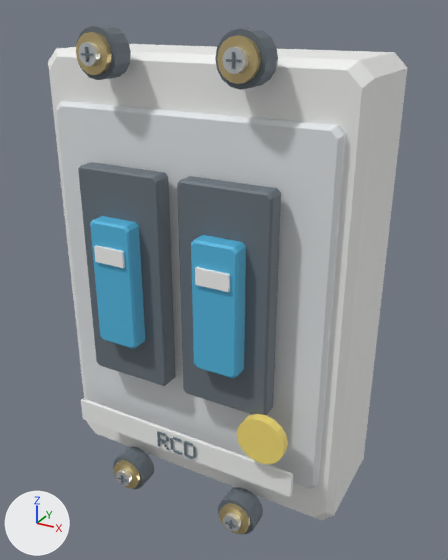
An edit to the glTF model assets/models/preview/differentialBreaker.glb, drawn before and after from the same camera.
Before and after are seen from a camera (50 mm lens) standing at (2.14, -3.76, 1.88) and looking at (0.08, -0.01, 0.01). The lights are fixed; the arrows at lower left show +X, +Y and +Z. The picture after the commit comes second. Vertices at exactly the same position are counted once.

In view in the first picture: 'differentialBreaker-preview'.
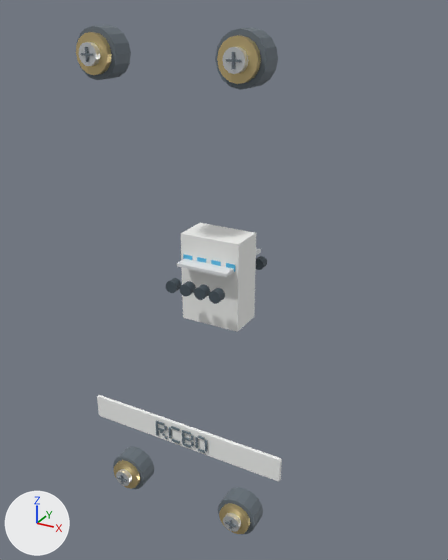
What differs and where, as boxes (x1, y1, x2, y2) in the pictures (448 x 560 px; the box of a moved part takes in the faces that stretch with it):
'differentialBreaker-preview', reshaped (43% narrower)
    before: (48, 25, 407, 534)
    after: (76, 25, 282, 534)
part 1 of me_differentialbreaker, added
    after: (166, 278, 181, 293)
part 2 of me_differentialbreaker, added
    after: (180, 281, 196, 297)
part 3 of me_differentialbreaker, added
    after: (194, 284, 210, 300)
part 4 of me_differentialbreaker, added
    after: (209, 288, 225, 304)
part 5 of me_differentialbreaker, added
    after: (256, 256, 267, 270)
part 6 of me_differentialbreaker, added (mostly hidden)
    after: (211, 260, 221, 266)
part 7 of me_differentialbreaker, added
    after: (226, 263, 235, 272)
part 8 of me_differentialbreaker, moved or reshaped
    before: (157, 431, 166, 436)
    after: (156, 421, 164, 426)
part 9 of me_differentialbreaker, moved or reshaped
    before: (158, 438, 166, 443)
    after: (156, 427, 164, 432)
part 10 of me_differentialbreaker, moved or reshaped
    before: (173, 437, 182, 442)
    after: (171, 426, 180, 431)
part 11 of me_differentialbreaker, rebuilt (13% narrower, 11% shorter)
    before: (81, 399, 293, 497)
    after: (97, 395, 282, 482)
part 12 of me_differentialbreaker, deleted
    before: (48, 44, 407, 520)
part 13 of me_differentialbreaker, moved or reshaped
    before: (56, 101, 346, 489)
    after: (171, 223, 261, 453)

Diff of the bpy script that builds the scene:
```diff
--- a/assets/models/preview/differentialBreaker.glb.py
+++ b/assets/models/preview/differentialBreaker.glb.py
@@ me_differentialbreaker @@
-me_differentialbreaker.from_pydata(...)  # 1828 vertices, 3089 faces; spans x -1.17..1.17, y -0.74..0.61, z -1.78..1.78
+me_differentialbreaker.from_pydata(...)  # 1686 vertices, 3036 faces; spans x -0.82..0.82, y -0.68..0.43, z -1.78..1.78
+# me_differentialbreaker part 1: a new loose piece, a 32-sided cylinder along y spanning x -0.228..-0.136, y -0.336..-0.265, z -0.025..0.068, in mat_black (greyish blue #47535c)
+# me_differentialbreaker part 2: a new loose piece, a 32-sided cylinder along y spanning x -0.107..-0.014, y -0.336..-0.265, z -0.025..0.068, in mat_black (greyish blue #47535c)
+# me_differentialbreaker part 3: a new loose piece, a 32-sided cylinder along y spanning x 0.014..0.107, y -0.336..-0.265, z -0.025..0.068, in mat_black (greyish blue #47535c)
+# me_differentialbreaker part 4: a new loose piece, a 32-sided cylinder along y spanning x 0.136..0.228, y -0.336..-0.265, z -0.025..0.068, in mat_black (greyish blue #47535c)
+# me_differentialbreaker part 5: a new loose piece, a 32-sided cylinder along y spanning x 0.136..0.228, y 0.363..0.435, z -0.025..0.068, in mat_black (greyish blue #47535c)
+# me_differentialbreaker part 6: a new loose piece, a box spanning x 0.023..0.098, y -0.101..0.128, z 0.139..0.189, in mat_blue (cyan #53b8e2)
+# me_differentialbreaker part 7: a new loose piece, a box spanning x 0.145..0.219, y -0.101..0.128, z 0.139..0.189, in mat_blue (cyan #53b8e2)
+# me_differentialbreaker part 8: the loose piece of 8 vertices spanning x -0.17..-0.09, y -0.62..-0.61, z -1.09..-1.07 is moved by (-0.06, 0.07, 0.03)
+# me_differentialbreaker part 9: the loose piece of 8 vertices spanning x -0.17..-0.09, y -0.62..-0.61, z -1.15..-1.13 is moved by (-0.06, 0.07, 0.03)
+# me_differentialbreaker part 10: the loose piece of 8 vertices spanning x -0.03..0.05, y -0.62..-0.61, z -1.09..-1.07 is moved by (-0.06, 0.07, 0.03)
+# me_differentialbreaker part 11: the loose piece of 44 vertices spanning x -0.93..0.93, y -0.6..-0.57, z -1.24..-1.04 is rebuilt with 44 vertices and now spans x -0.82..0.82, y -0.53..-0.51, z -1.21..-1.0
+# me_differentialbreaker part 12: 25 loose pieces with 726 vertices, spanning x -1.17..1.17, y -0.74..0.61, z -1.71..1.62, are deleted
+# me_differentialbreaker part 13: 210 vertices removed from x -1.05..1.05, y -0.43..-0.26, z -1.28..1.28; 234 vertices added at x -0.24..0.24, y -0.55..0.35, z -1.17..0.35
+# other edits to the shape of me_differentialbreaker do not show in these pictures
 me_differentialbreaker.materials.append(mat_black)
@@ me_differentialbreaker @@
 me_differentialbreaker.materials.append(mat_polymer)
-me_differentialbreaker.materials.append(mat_rubber)  # greyish blue #555f66
-me_differentialbreaker.materials.append(mat_white)  # white #f9faf8
 me_differentialbreaker.materials.append(mat_yellow)
+me_differentialbreaker.materials.append(mat_metal)  # light grey #ced5da
```
